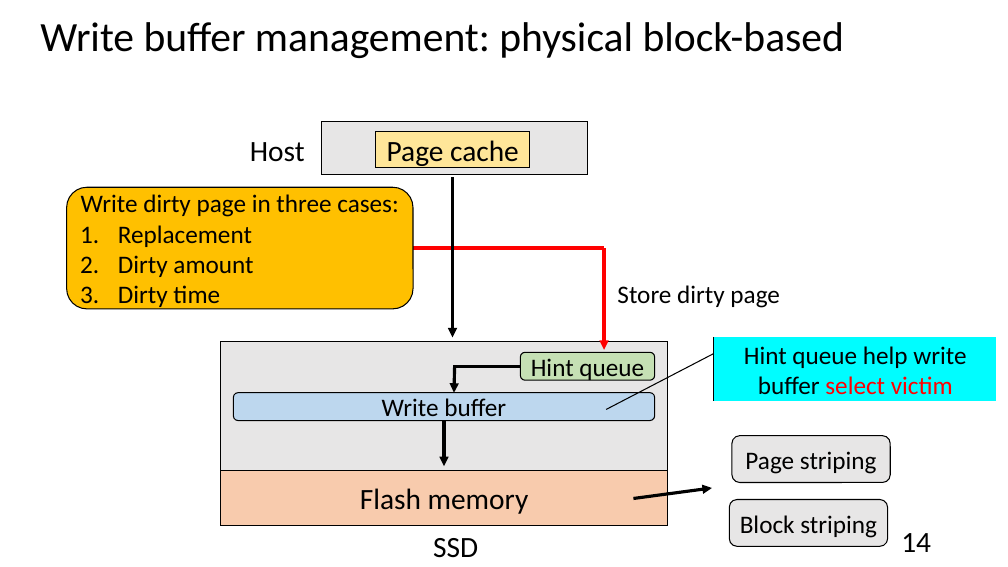
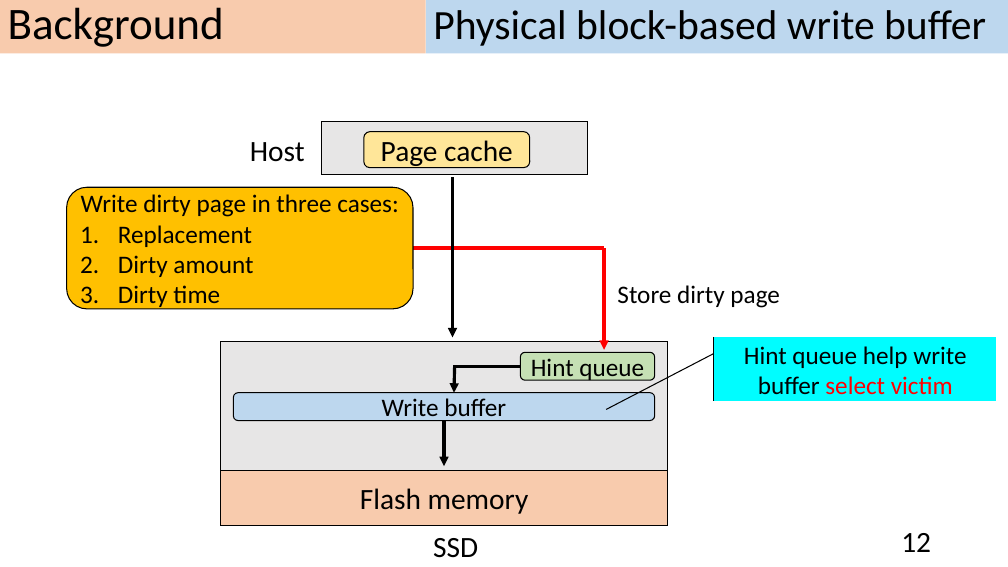
Before and after one commit to andrew841018/disksim_github, a slide deck: slide 12 of 論文相關/my paper.pptx (slide 14 before the commit). Drawn at 1008x567 pixels with LibreOffice and Linux fonts; fonts in the diff are those of the drawing. Boxes give left, top, right and bottom in pixels: in the first picture for what was removed or moved away, otherwise in the second. Text is boxed around its words. In the diff, an @@ line names an element or a change of style, - is before the commit and + after.

```diff
--- a/論文相關/my paper.pptx
+++ b/論文相關/my paper.pptx
@@ rectangle added at [0, 0, 426, 53], fill #F8CBAD, 42.9 pt, text #000000 @@
+Background
@@ title "Physical block-based write buffer": place and size @@
-title "Physical block-based write buffer" at [40, 22, 844, 58]
+title "Physical block-based write buffer" at [426, 0, 1008, 53]
@@ title "Physical block-based write buffer" at [426, 0, 1008, 53]: fill none to #BDD7EE @@
@@ title at [433, 10, 986, 46]: text changed @@
-Write buffer management: physical block-based
+Physical block-based write buffer
@@ rounded rectangle "Page cache": place and size @@
-rounded rectangle "Page cache" at [376, 132, 530, 168]
+rounded rectangle "Page cache" at [364, 132, 529, 168]
@@ rounded rectangle "Page cache" at [364, 132, 529, 168]: rectangle to rounded rectangle @@
@@ rounded rectangle removed at [732, 436, 890, 482] @@
-Page striping
@@ arrow removed from (634, 498) to (712, 488) @@
@@ rounded rectangle removed at [730, 500, 888, 547] @@
-Block striping
@@ page number at [901, 533, 931, 552]: text changed @@
-14
+12
```
Also in this commit, not shown: 28 other slides changed, 18 slides added, 9 slides removed, 16 other files.
